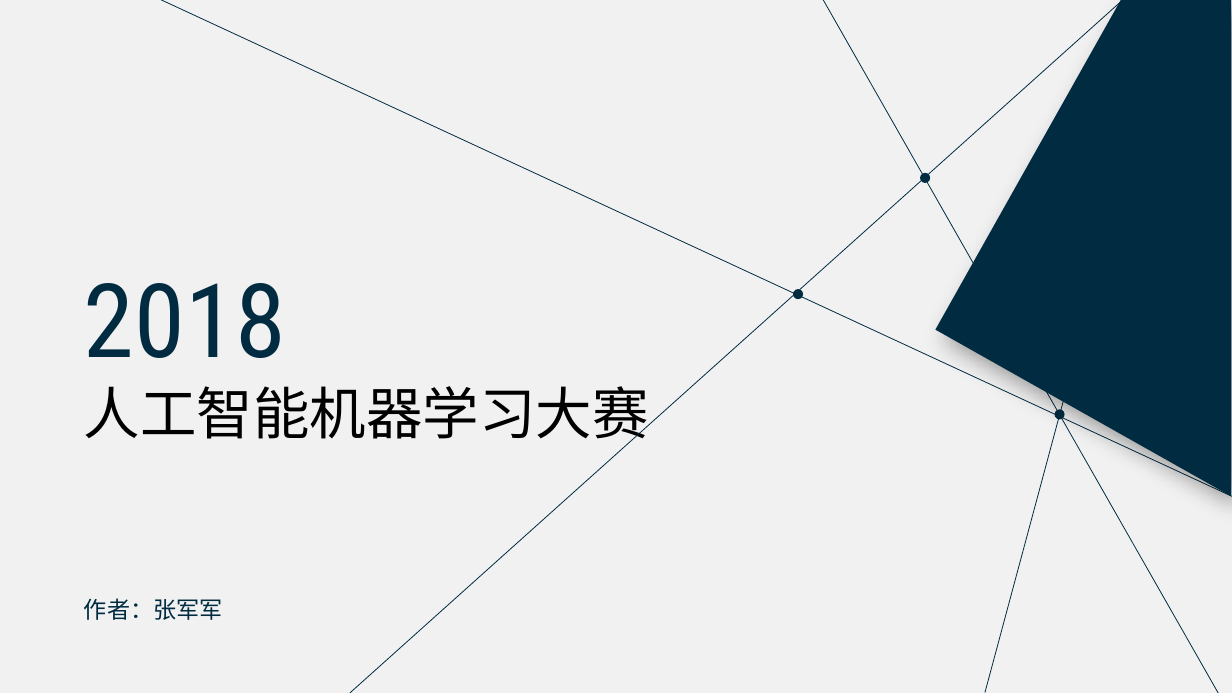
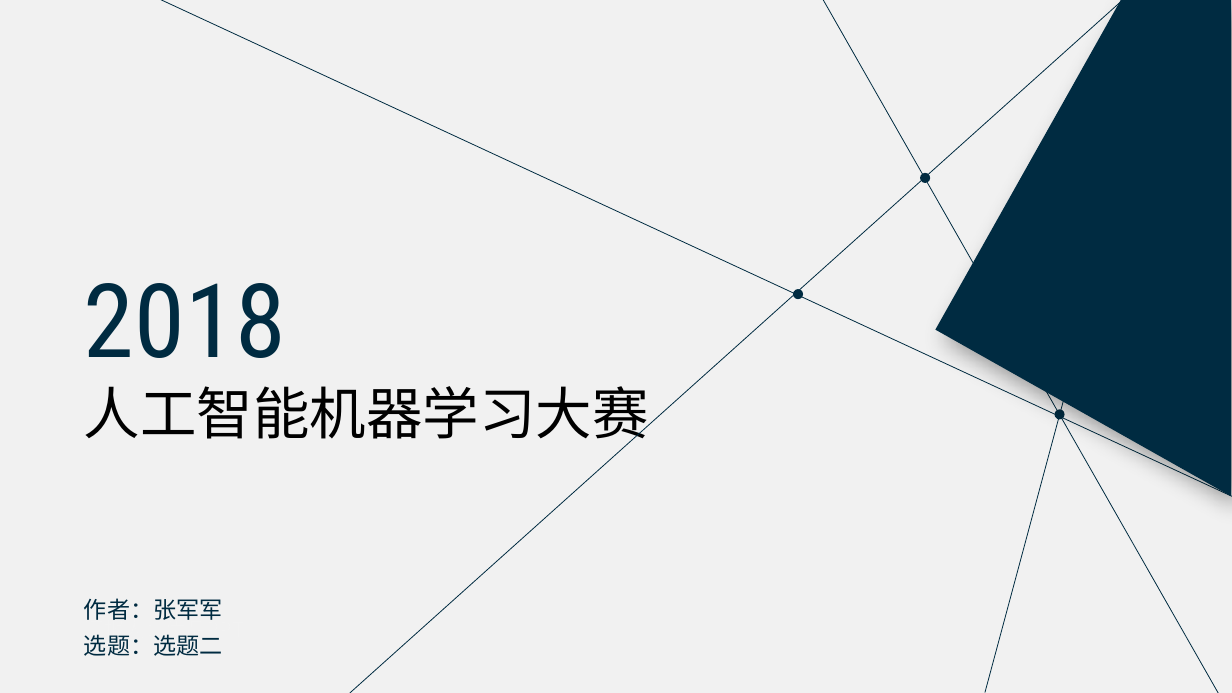
Before and after one commit to l3155/Excercise, a slide deck: slide 1 of 数据分析竞赛_张军军.pptx. Drawn at 1232x693 pixels with LibreOffice and Linux fonts; fonts in the diff are those of the drawing. Boxes give left, top, right and bottom in pixels: in the first picture for what was removed or moved away, otherwise in the second. Text is boxed around its words. In the diff, an @@ line names an element or a change of style, - is before the commit and + after.

```diff
--- a/数据分析竞赛_张军军.pptx
+++ b/数据分析竞赛_张军军.pptx
@@ text at (84, 634, 223, 656): paragraph added @@
+选题：选题二
```
Also in this commit, not shown: 5 other slides changed, 7 slides added, 21 slides removed.
